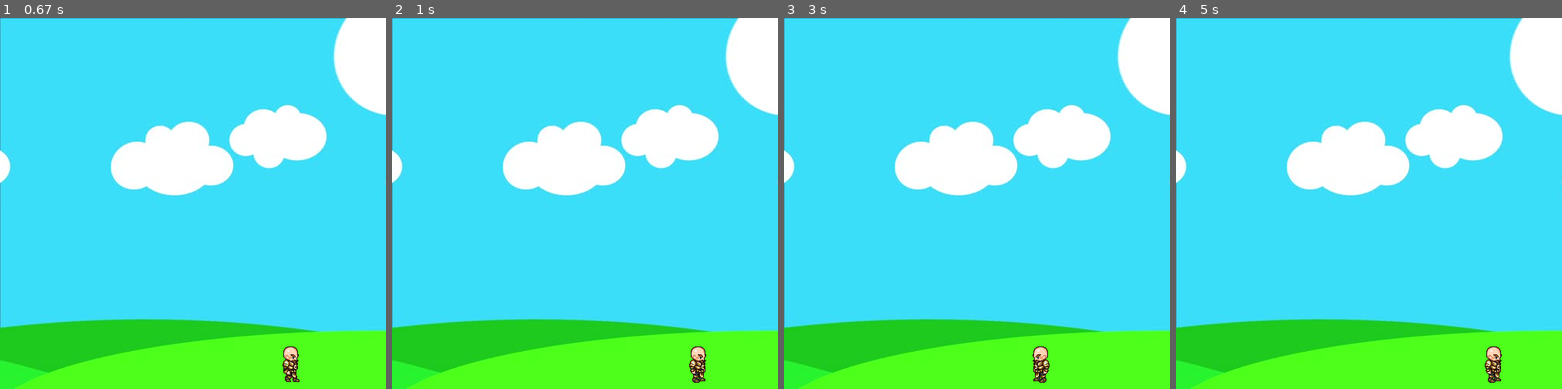
Above: before the commit, frames 1-4 (left to right).
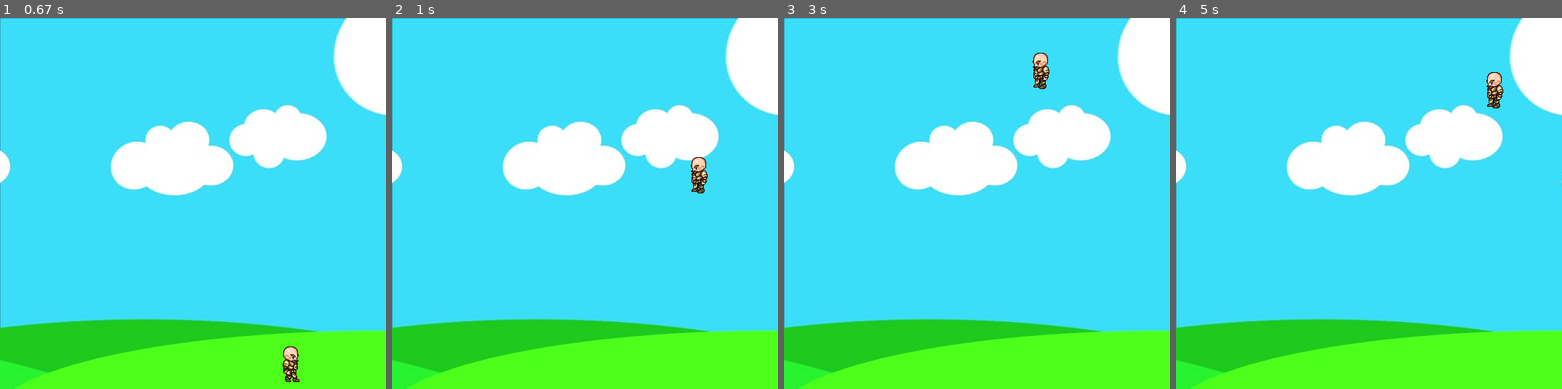
Above: after the commit, the same moments.

Repository: Jethet/python-games
Game: pygame game, started from pygame_learning/second_start.py
The game is run twice, just before and just after one commit, with the same random seed, the same clock (stepped at 60 frames per second) and the same inputs.
Inputs:
- Up to frame 1 (0.67 s): hold Right from 0.33 s (still down)
- Up to frame 2 (1 s): release Right at 0.8 s; hold Up from 0.83 s (still down)
- Up to frame 3 (3 s): release Up at 1.13 s; hold Right 1.17-1.63 s; hold Left 1.67-2.2 s; hold Left 2.23-2.63 s; hold Up from 2.67 s (still down)
- Up to frame 4 (5 s): release Up at 3.03 s; hold Right 3.07-3.7 s; hold Left 3.73-4.2 s; hold Right 4.23-4.7 s; hold Up from 4.73 s (still down)

Frame 1 is identical in both runs. In frame 2, 0.7% of the frame differs, in the area x 77-82%, y 37-99%; in frame 3, 0.7%; in frame 4, 0.7%.

Commit message:
Commit before restarting VSC

Diff:
--- a/pygame_learning/second_start.py
+++ b/pygame_learning/second_start.py
@@ -5,18 +5,30 @@
 win = pygame.display.set_mode((500, 480))
 pygame.display.set_caption("Second attempt at Pygame")
 
-walkRight = [pygame.image.load('R1.png'), pygame.image.load('R2.png'),
-             pygame.image.load('R3.png'), pygame.image.load('R4.png'),
-             pygame.image.load('R5.png'), pygame.image.load('R6.png'),
-             pygame.image.load('R7.png'), pygame.image.load('R8.png'),
-             pygame.image.load('R9.png')]
-walkLeft = [pygame.image.load('L1.png'), pygame.image.load('L2.png'),
-            pygame.image.load('L3.png'), pygame.image.load('L4.png'),
-            pygame.image.load('L5.png'), pygame.image.load('L6.png'),
-            pygame.image.load('L7.png'), pygame.image.load('L8.png'),
-            pygame.image.load('L9.png')]
-bg = pygame.image.load('bg.jpg')
-char = pygame.image.load('standing.png')
+walkRight = [
+    pygame.image.load("R1.png"),
+    pygame.image.load("R2.png"),
+    pygame.image.load("R3.png"),
+    pygame.image.load("R4.png"),
+    pygame.image.load("R5.png"),
+    pygame.image.load("R6.png"),
+    pygame.image.load("R7.png"),
+    pygame.image.load("R8.png"),
+    pygame.image.load("R9.png"),
+]
+walkLeft = [
+    pygame.image.load("L1.png"),
+    pygame.image.load("L2.png"),
+    pygame.image.load("L3.png"),
+    pygame.image.load("L4.png"),
+    pygame.image.load("L5.png"),
+    pygame.image.load("L6.png"),
+    pygame.image.load("L7.png"),
+    pygame.image.load("L8.png"),
+    pygame.image.load("L9.png"),
+]
+bg = pygame.image.load("bg.jpg")
+char = pygame.image.load("standing.png")
 
 clock = pygame.time.Clock()
 
@@ -43,10 +55,10 @@
         if not (self.standing):
             # each sprite is used in 3 frames and framerate is 27 per second
             if self.left:
-                win.blit(walkLeft[self.walkCount//3], (self.x, self.y))
+                win.blit(walkLeft[self.walkCount // 3], (self.x, self.y))
                 self.walkCount += 1
             elif self.right:
-                win.blit(walkRight[self.walkCount//3], (self.x, self.y))
+                win.blit(walkRight[self.walkCount // 3], (self.x, self.y))
                 self.walkCount += 1
         else:
             if self.right:
@@ -76,6 +88,7 @@
 
 # MAIN LOOP
 small_guy = player(300, 410, 64, 64)
+bullets = []
 running = True
 
 while running:
@@ -85,7 +98,20 @@
         if event.type == pygame.QUIT:
             running = False
 
+    for bullet in bullets:
+        if bullet.x < 500 and bullet.x > 0:
+            bullet.x += bullet.speed
+        else:
+            bullets.pop(bullets.index(bullet))
+
     keys = pygame.key.get_pressed()
+
+    if keys[pygame.K_SPACE]:
+        if len[bullets < 5]:
+            bullets.append(
+                projectile(round(small_guy.x + small_guy.width // 2)),
+                (round(small_guy.y + small_guy.height // 2)),
+            )
     if keys[pygame.K_LEFT] and small_guy.x > small_guy.speed:
         small_guy.x -= small_guy.speed
         small_guy.left = True
@@ -101,7 +127,7 @@
         small_guy.walkCount = 0
     # when the character jumps, it cannot move up and down
     if not (small_guy.isJump):
-        if keys[pygame.K_SPACE]:
+        if keys[pygame.K_UP]:
             small_guy.isJump = True
             small_guy.right = False
             small_guy.left = False
@@ -113,7 +139,7 @@
             neg = 1
             if small_guy.jumpCount < 0:
                 neg = -1
-            small_guy.y -= (small_guy.jumpCount ** 2) * 1 * neg
+            small_guy.y -= (small_guy.jumpCount**2) * 1 * neg
             small_guy.jumpCount -= 1
 
         else:
